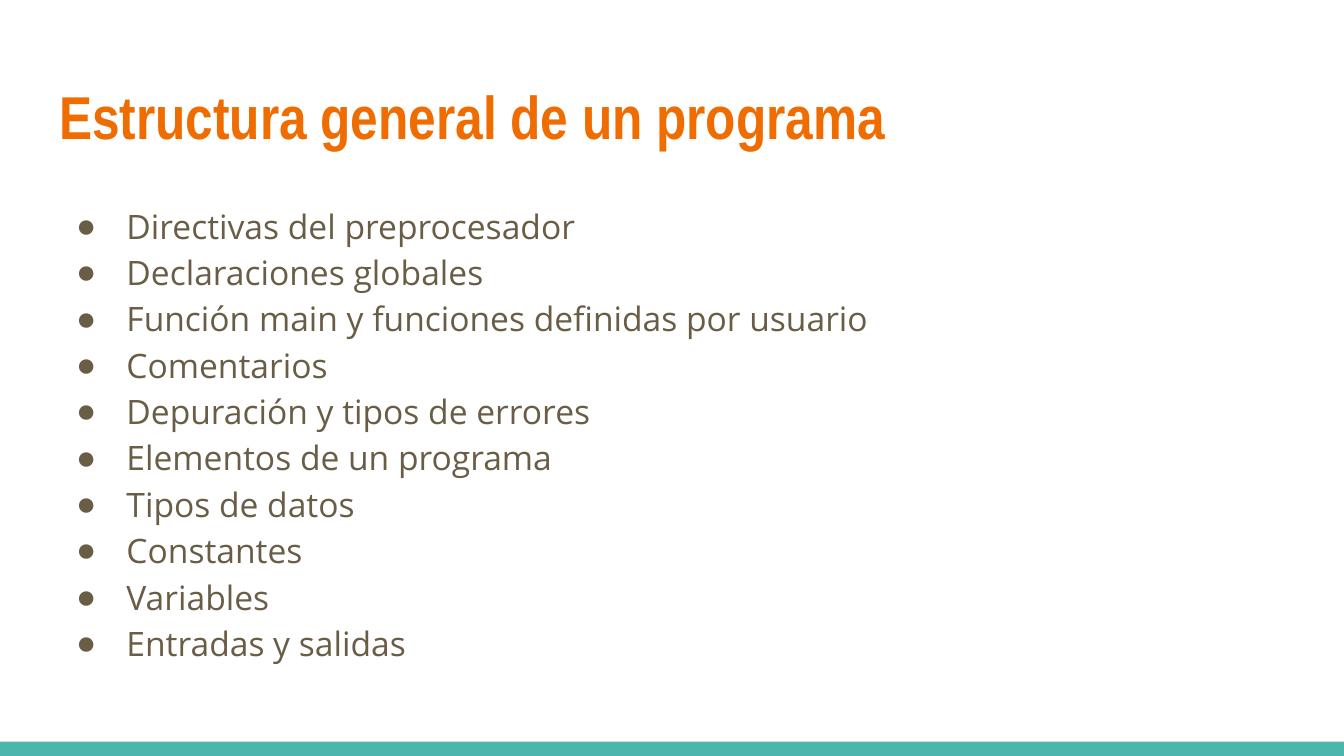
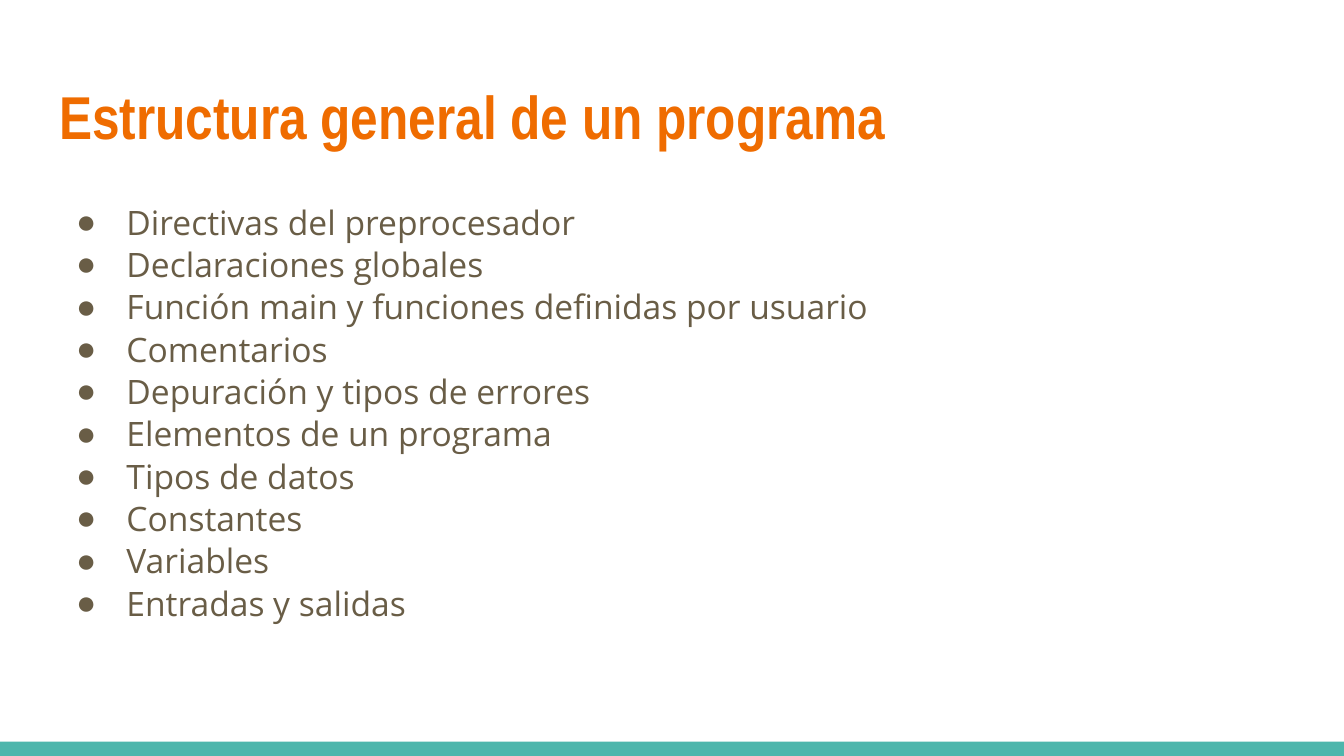
Before and after one commit to rayesro/BrunchyApp_POC, a slide deck: slide 4 of presentaciones/Programacion avanzada - 01 clase de repaso.pptx. Drawn at 1344x756 pixels with LibreOffice and Linux fonts; fonts in the diff are those of the drawing. Boxes give left, top, right and bottom in pixels: in the first picture for what was removed or moved away, otherwise in the second. Text is boxed around its words. In the diff, an @@ line names an element or a change of style, - is before the commit and + after.

```diff
--- a/presentaciones/Programacion avanzada - 01 clase de repaso.pptx
+++ b/presentaciones/Programacion avanzada - 01 clase de repaso.pptx
@@ text "Directivas del preprocesador" at box(126, 209, 867, 624): line spacing 1.15 to 1.05 @@
```
Also in this commit, not shown: 14 other slides changed, 15 other files.
